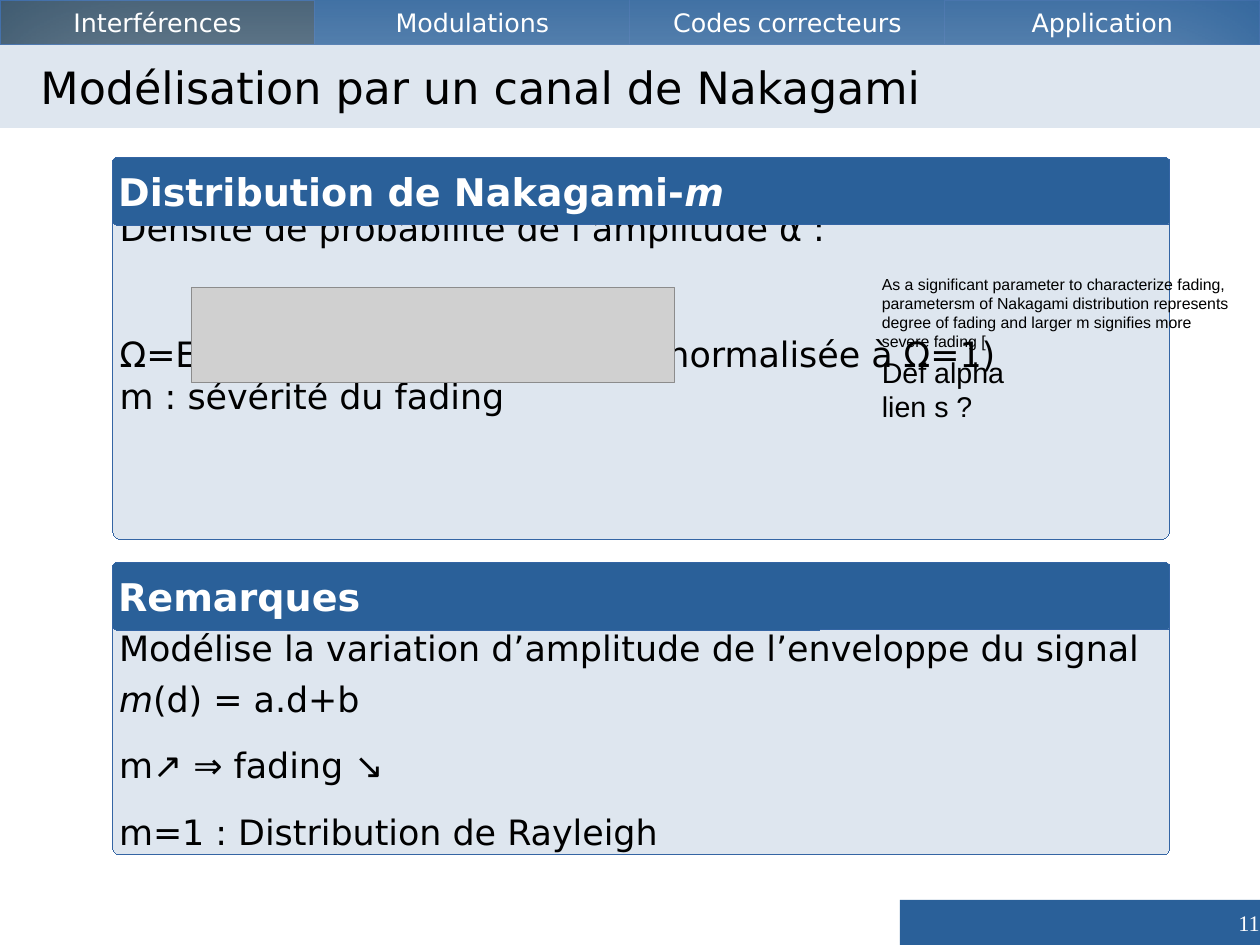
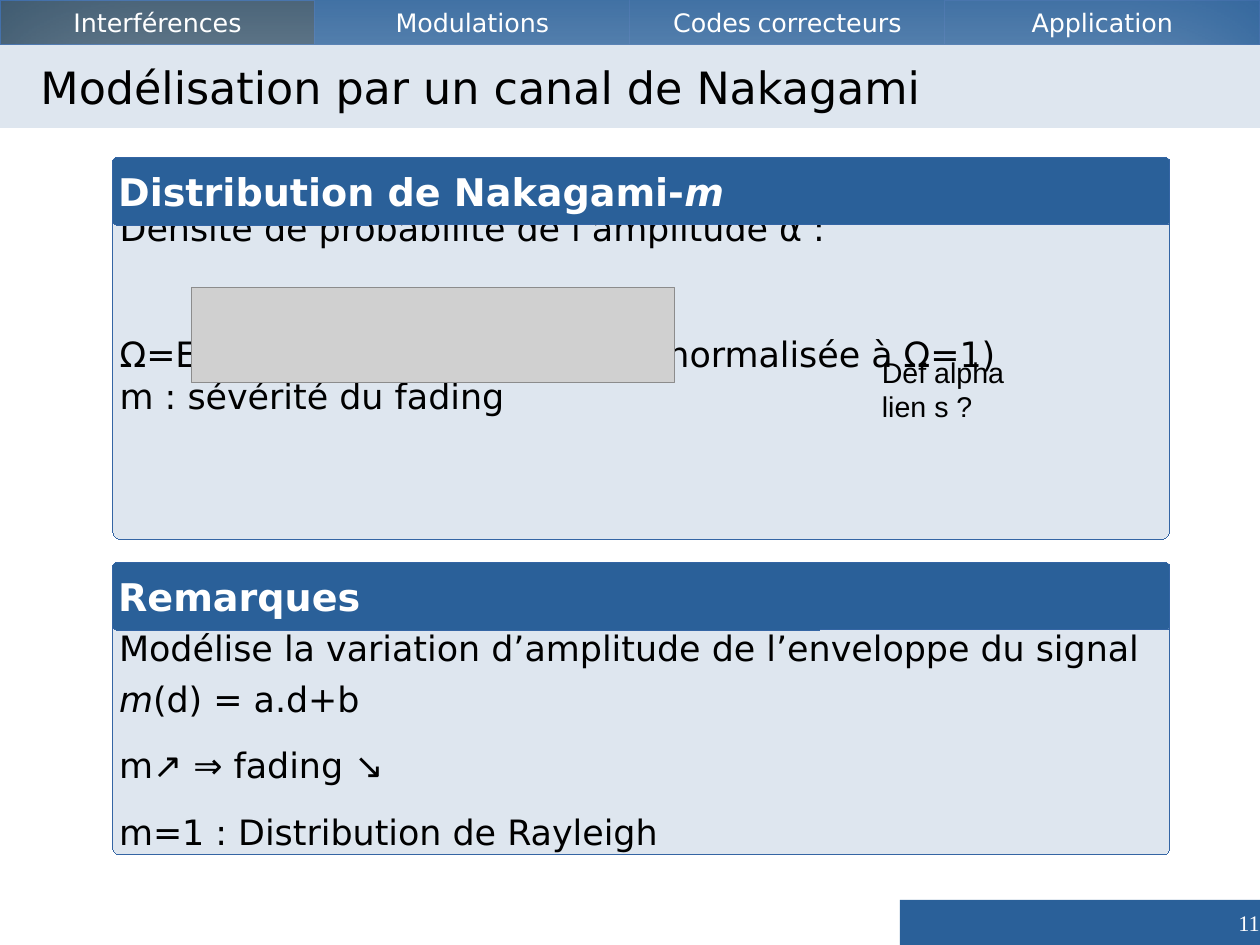
Before and after one commit to Vzrod/tipe, a slide deck: slide 11 of TIPE.odp. Drawn at 1260x945 pixels with LibreOffice and Linux fonts; fonts in the diff are those of the drawing; grey boxes stand for pictures. Boxes give left, top, right and bottom in pixels: in the first picture for what was removed or moved away, otherwise in the second. Text is boxed around its words. In the diff, an @@ line names an element or a change of style, - is before the commit and + after.

```diff
--- a/TIPE.odp
+++ b/TIPE.odp
@@ text removed at bbox=[882, 277, 1229, 351] @@
-As a significant parameter to characterize fading, parametersm of Nakagami distribution represents degree of fading and larger m signifies more severe fading [
```
Also in this commit, not shown: 3 other slides changed, 2 slides added, 6 other files.
